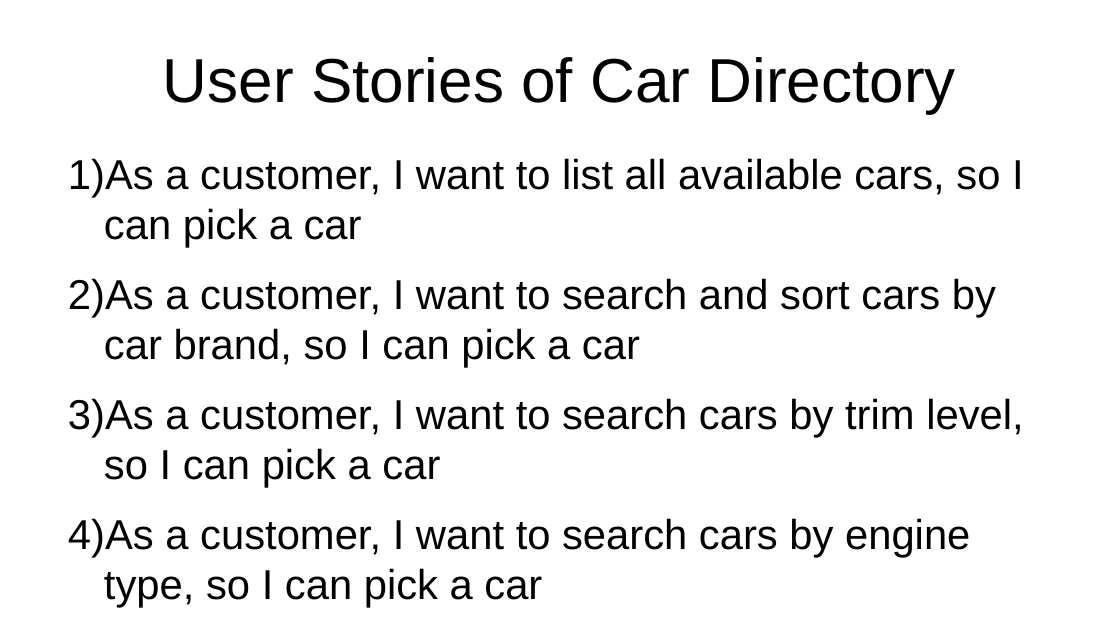
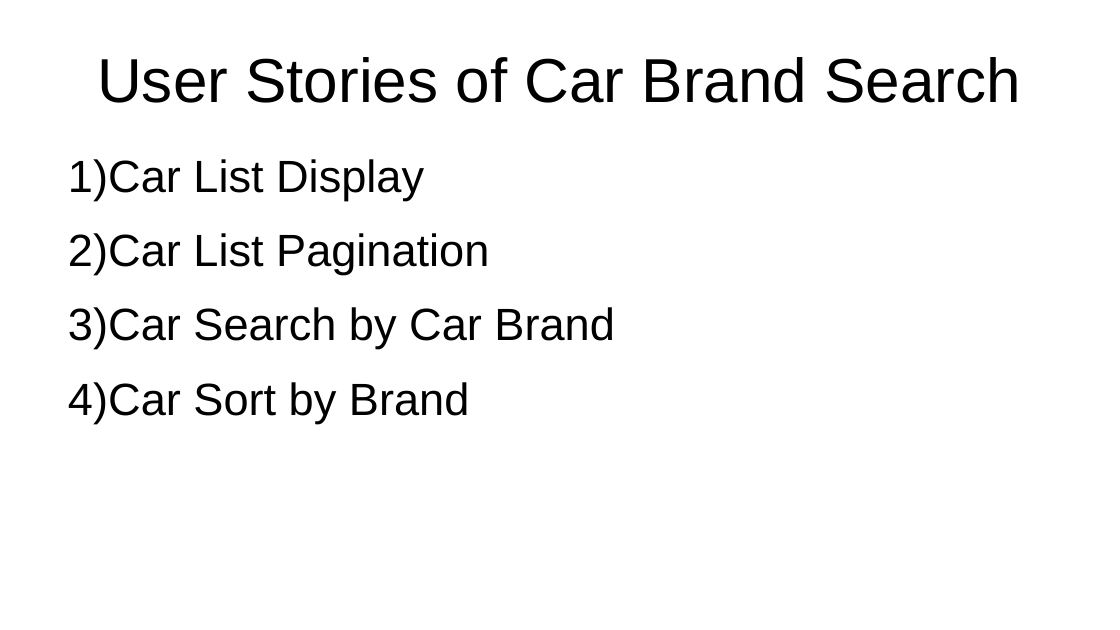
Before and after one commit to al8111/Java-UML-SWT, a slide deck: slide 6 of presentation.odp. Drawn at 1120x630 pixels with LibreOffice and Linux fonts; fonts in the diff are those of the drawing. Boxes give left, top, right and bottom in pixels: in the first picture for what was removed or moved away, otherwise in the second. Text is boxed around its words. In the diff, an @@ line names an element or a change of style, - is before the commit and + after.

```diff
--- a/presentation.odp
+++ b/presentation.odp
@@ title at (x1=97, y1=57, x2=1022, y2=103): text changed @@
-User Stories of Car Directory
+User Stories of Car Brand Search
@@ text at (x1=68, y1=159, x2=614, y2=423): text changed; size 29.6 to 32 pt @@
-1) As a customer, I want to list all available cars, so I can pick a car
-2) As a customer, I want to search and sort cars by car brand, so I can pick a car
-3) As a customer, I want to search cars by trim level, so I can pick a car
-4) As a customer, I want to search cars by engine type, so I can pick a car
+1) Car List Display
+2) Car List Pagination
+3) Car Search by Car Brand
+4) Car Sort by Brand
```
Also in this commit, not shown: 3 other slides changed, 3 slides added, 2 other files.
